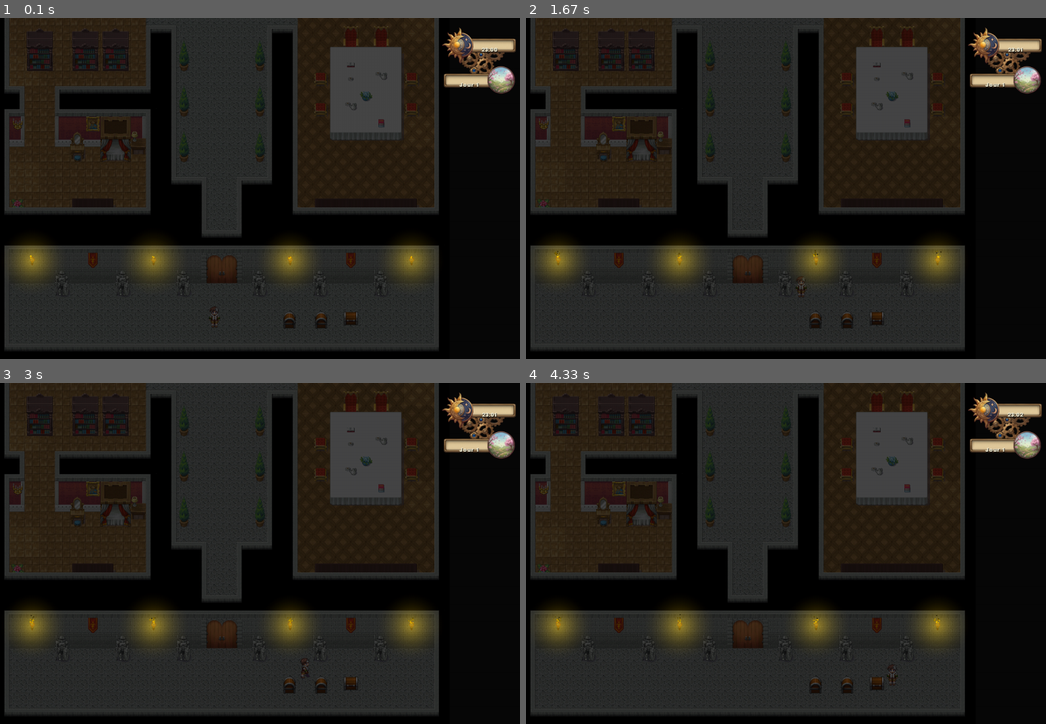
Above: before the commit, frames 1-4 (two rows, left to right).
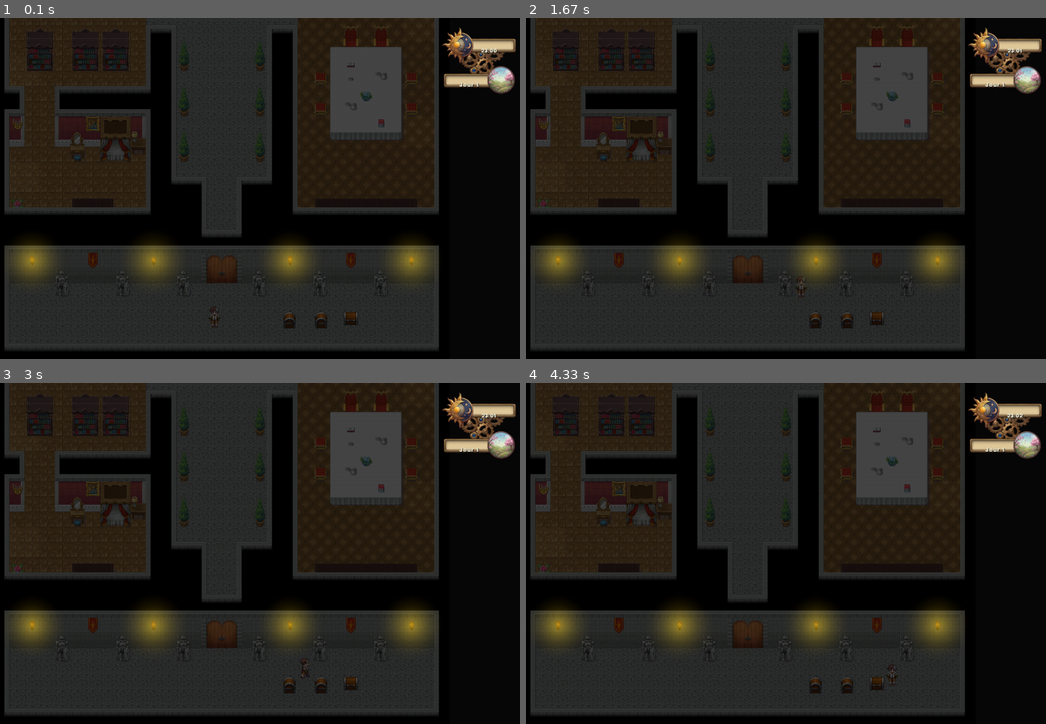
Above: after the commit, the same moments.

Repository: adrien-parasote/game
Game: pygame game, started from src/main.py
Two runs of this game, one before a commit and one after it. Both use one fixed random seed, a clock stepped at 60 frames per second and the inputs below.
Inputs:
- Up to frame 1 (0.1 s): no input
- Up to frame 2 (1.67 s): hold D 0.33-0.8 s; hold D 0.83-1.3 s; tap Z at 0.9, 1.2, 1.4 s; hold S 1.33-1.63 s
- Up to frame 3 (3 s): hold D 1.67-2.3 s; tap Z at 1.73, 2.03, 2.4, 2.8 s; hold S 2.33-2.7 s; hold D from 2.73 s (still down)
- Up to frame 4 (4.33 s): tap Z at 3.1, 3.63, 3.93, 4.13 s; release D at 3.2 s; tap E at 3.23 s; hold D 3.57-4.03 s; hold S from 4.07 s (still down)

The runs differ from the first frame. In frame 1, less than 0.1% of the frame differs, in the area x 5-96%, y 8-71%; in frame 2, less than 0.1%; in frame 3, less than 0.1%; in frame 4, less than 0.1%.

Commit message:
feat(map): implement schema-aware Tiled property resolution and fix HUD alignment
- Add TiledProject class for recursive class property resolution
- Integrate TiledProject into TmjParser to handle project defaults
- Rollback HUD margins to 20px and recalibrate text anchors (248, 126)
- Remove manual property hacks in InteractiveEntity and Game engine

Diff:
--- a/src/engine/game.py
+++ b/src/engine/game.py
@@ -13,26 +13,25 @@
 from src.config import Settings
 from src.ui.hud import GameHUD
 
-def _get_nested_prop(props: dict, key: str, default=None):
+
+def _get_property(props: dict, key: str, default=None):
     """
-    Search for a property across nested dictionaries generated from Tiled class structures.
-    Resolution order: root -> interactive_object.sprite -> sprite -> interactive_object
+    Look for a property in the resolved Tiled properties dictionary.
+    Handles common paths for Tiled 1.10+ nested class structures.
     """
     if key in props:
         return props[key]
 
+    # Check common nested paths (interactive_object -> sprite)
     io = props.get("interactive_object", {})
     if isinstance(io, dict):
+        if key in io: return io[key]
         sp = io.get("sprite", {})
-        if isinstance(sp, dict) and key in sp:
-            return sp[key]
+        if isinstance(sp, dict) and key in sp: return sp[key]
 
     sp = props.get("sprite", {})
     if isinstance(sp, dict) and key in sp:
         return sp[key]
-
-    if isinstance(io, dict) and key in io:
-        return io[key]
 
     return default
 
@@ -117,35 +116,39 @@
         half_tile = self.tile_size // 2
         for ent in entities:
             props = ent.get("properties", {})
-            entity_type = _get_nested_prop(props, "entity_type", default="unknown")
-
+            entity_type = _get_property(props, "entity_type", default="unknown")
             e_pos = (ent["x"] + half_tile, ent["y"] + half_tile)
 
             if entity_type == "interactive":
+                # Ensure we have a valid target_id (fallback to Tiled object ID)
+                target_id = _get_property(props, "target_id")
+                if not target_id:
+                    target_id = str(ent.get("id"))
+
                 InteractiveEntity(
                     pos=(ent["x"], ent["y"]),
                     groups=[self.visible_sprites, self.interactives],
-                    sub_type=_get_nested_prop(props, "sub_type", "unknown"),
-                    sprite_sheet=_get_nested_prop(props, "sprite_sheet", ""),
-                    position=int(_get_nested_prop(props, "position", 0)),
-                    depth=int(_get_nested_prop(props, "depth", 1)),
-                    start_row=int(_get_nested_prop(props, "start_frame", 0)),
-                    end_row=int(_get_nested_prop(props, "end_frame", 3)),
-                    width=int(_get_nested_prop(props, "width", ent.get("width", 32))),
-                    height=int(_get_nested_prop(props, "height", ent.get("height", 32))),
+                    sub_type=_get_property(props, "sub_type", "unknown"),
+                    sprite_sheet=_get_property(props, "sprite_sheet", ""),
+                    position=int(_get_property(props, "position", 0)),
+                    depth=int(_get_property(props, "depth", 1)),
+                    start_row=int(_get_property(props, "start_frame", 0)),
+                    end_row=int(_get_property(props, "end_frame", 3)),
+                    width=int(_get_property(props, "width", ent.get("width", 32))),
+                    height=int(_get_property(props, "height", ent.get("height", 32))),
                     tiled_width=ent.get("width", 32),
                     tiled_height=ent.get("height", 32),
                     obstacles_group=self.obstacles_group,
-                    is_passable=_get_nested_prop(props, "is_passable", False),
-                    is_animated=_get_nested_prop(props, "is_animated", False),
-                    is_on=_get_nested_prop(props, "is_on"),
-                    halo_size=int(_get_nested_prop(props, "halo_size", 0)),
-                    halo_color=_get_nested_prop(props, "halo_color", "[255, 255, 255]"),
-                    halo_alpha=int(_get_nested_prop(props, "halo_alpha", 130)),
-                    particles=_get_nested_prop(props, "particles", False),
-                    particle_count=int(_get_nested_prop(props, "particle_count", 0)),
-                    target_id=_get_nested_prop(props, "target_id", ent.get("id")),
-                    target=_get_nested_prop(props, "target")
+                    is_passable=_get_property(props, "is_passable", False),
+                    is_animated=_get_property(props, "is_animated", False),
+                    is_on=_get_property(props, "is_on"),
+                    halo_size=int(_get_property(props, "halo_size", 0)),
+                    halo_color=_get_property(props, "halo_color", "[255, 255, 255]"),
+                    halo_alpha=int(_get_property(props, "halo_alpha", 130)),
+                    particles=_get_property(props, "particles", False),
+                    particle_count=int(_get_property(props, "particle_count", 0)),
+                    target_id=target_id,
+                    target=_get_property(props, "target")
                 )
             else:
                 # Handle NPCs
--- a/src/entities/interactive.py
+++ b/src/entities/interactive.py
@@ -107,14 +107,8 @@
         self.f_scale = 1.0
 
         # Particle System
-        # Automate particles for all light sources (torches, fire, etc.) if not specified
-        if self.is_light_source and not particles:
-            self.particles = True
-            self.particle_count = max(particle_count, 15)
-        else:
-            self.particles = particles
-            self.particle_count = particle_count
-
+        self.particles = particles
+        self.particle_count = particle_count
         self.particles_list = []
 
     def _load_assets(self, sprite_sheet, width, height):
--- /dev/null
+++ b/src/map/project_schema.py
@@ -0,0 +1,84 @@
+import json
+import os
+import logging
+from typing import Dict, Any
+
+class TiledProject:
+    """
+    Registry for Tiled Project metadata.
+    Handles recursive resolution of class-based custom properties.
+    """
+
+    def __init__(self, project_path: str):
+        self.registry: Dict[str, dict] = {}
+        self._load(project_path)
+
+    def _load(self, path: str):
+        """Loads and parses the .tiled-project file into a class registry."""
+        if not os.path.exists(path):
+            logging.warning(f"Tiled project file not found: {path}")
+            return
+
+        try:
+            with open(path, 'r', encoding='utf-8') as f:
+                data = json.load(f)
+
+            property_types = data.get("propertyTypes", [])
+            for pt in property_types:
+                if pt.get("type") == "class":
+                    self.registry[pt["name"]] = pt
+        except Exception as e:
+            logging.error(f"Failed to load tiled project {path}: {e}")
+
+    def resolve(self, class_name: str, overrides: dict = None) -> dict:
+        """
+        Recursively merges class defaults with provided overrides.
+
+        Args:
+            class_name: The name of the Tiled class to resolve.
+            overrides: A dictionary of values provided by the map instance.
+
+        Returns:
+            A complete dictionary of properties with defaults filled in.
+        """
+        if overrides is None:
+            overrides = {}
+
+        template = self.registry.get(class_name)
+        if not template:
+            # If class is unknown, we can't resolve defaults, just return overrides
+            return overrides
+
+        resolved = {}
+        members = template.get("members", [])
+
+        for member in members:
+            name = member["name"]
+            m_type = member.get("type", "string")
+            default_val = member.get("value")
+
+            # 1. Start with the class-level default for this member
+            current_val = default_val
+
+            # 2. Apply instance-level override for this member if present
+            instance_override = overrides.get(name)
+
+            if m_type == "class":
+                prop_type = member.get("propertyType")
+                # For classes, 'current_val' is a dict of defaults for the nested class
+                # We merge template defaults with ANY overrides provided at the instance level
+                nested_overrides = instance_override if instance_override is not None else {}
+
+                # Special case: Tiled allows providing a dict of overrides as the "value" of a class member
+                # We base our resolution on the template's nested defaults
+                base_nested_defaults = default_val if isinstance(default_val, dict) else {}
+
+                # Resolve the nested class
+                # We combine template's nested overrides with instance's nested overrides
+                combined_overrides = {**base_nested_defaults, **nested_overrides}
+                resolved[name] = self.resolve(prop_type, combined_overrides)
+            else:
+                # For primitives, instance override takes absolute priority
+                resolved[name] = instance_override if instance_override is not None else current_val
+
+        return resolved
--- a/src/map/tmj_parser.py
+++ b/src/map/tmj_parser.py
@@ -4,6 +4,7 @@
 from dataclasses import dataclass
 from typing import Dict, Any, Optional
 import pygame
+from src.map.project_schema import TiledProject
 
 @dataclass
 class TileMapData:
@@ -14,6 +15,12 @@
 class TmjParser:
     """Parser for Tiled (.tmj) map files and their associated external (.tsx) tilesets."""
 
+    def __init__(self):
+        self.project: Optional[TiledProject] = None
+        # Attempt to load project from standard location
+        project_path = "assets/tiled/game.tiled-project"
+        if os.path.exists(project_path):
+            self.project = TiledProject(project_path)
     def load_map(self, tmj_path: str) -> Dict[str, Any]:
         """Loads a .tmj file and resolves all local and external dependencies recursively."""
         if not os.path.exists(tmj_path):
@@ -74,11 +81,18 @@
             for p in obj.get("properties", []):
                 props[p.get("name")] = p.get("value")
 
+            # Resolve properties via Tiled Project if enabled
+            obj_type = obj.get("type", obj.get("class", ""))
+
+            if self.project and obj_type:
+                # Use project defaults as base, override with map properties
+                props = self.project.resolve(obj_type, props)
+
             # Map object data for easier consumption
             obj_info = {
                 "id": obj.get("id"),
                 "name": obj.get("name"),
-                "type": obj.get("type", obj.get("class", "")), # 'class' in 1.10+, 'type' in older
+                "type": obj_type,
                 "x": obj.get("x", 0),
                 "y": obj.get("y", 0),
                 "width": obj.get("width", 0),
--- a/src/ui/hud.py
+++ b/src/ui/hud.py
@@ -14,7 +14,7 @@
 HUD_SCALE: float = 0.4                 # Scale factor for the large original HUD asset
 
 SEASON_ICON_CENTER: tuple = (int(313 * HUD_SCALE), int(279 * HUD_SCALE))
-TIME_ANCHOR: tuple = (int(250 * HUD_SCALE), int(122 * HUD_SCALE))
+TIME_ANCHOR: tuple = (int(248 * HUD_SCALE), int(126 * HUD_SCALE))
 SEASON_DAY_ANCHOR: tuple = (int(143 * HUD_SCALE), int(305 * HUD_SCALE))
 
 SEASON_ICON_SIZE: int = int(147 * HUD_SCALE)  # Circular icon native size is ~147px
